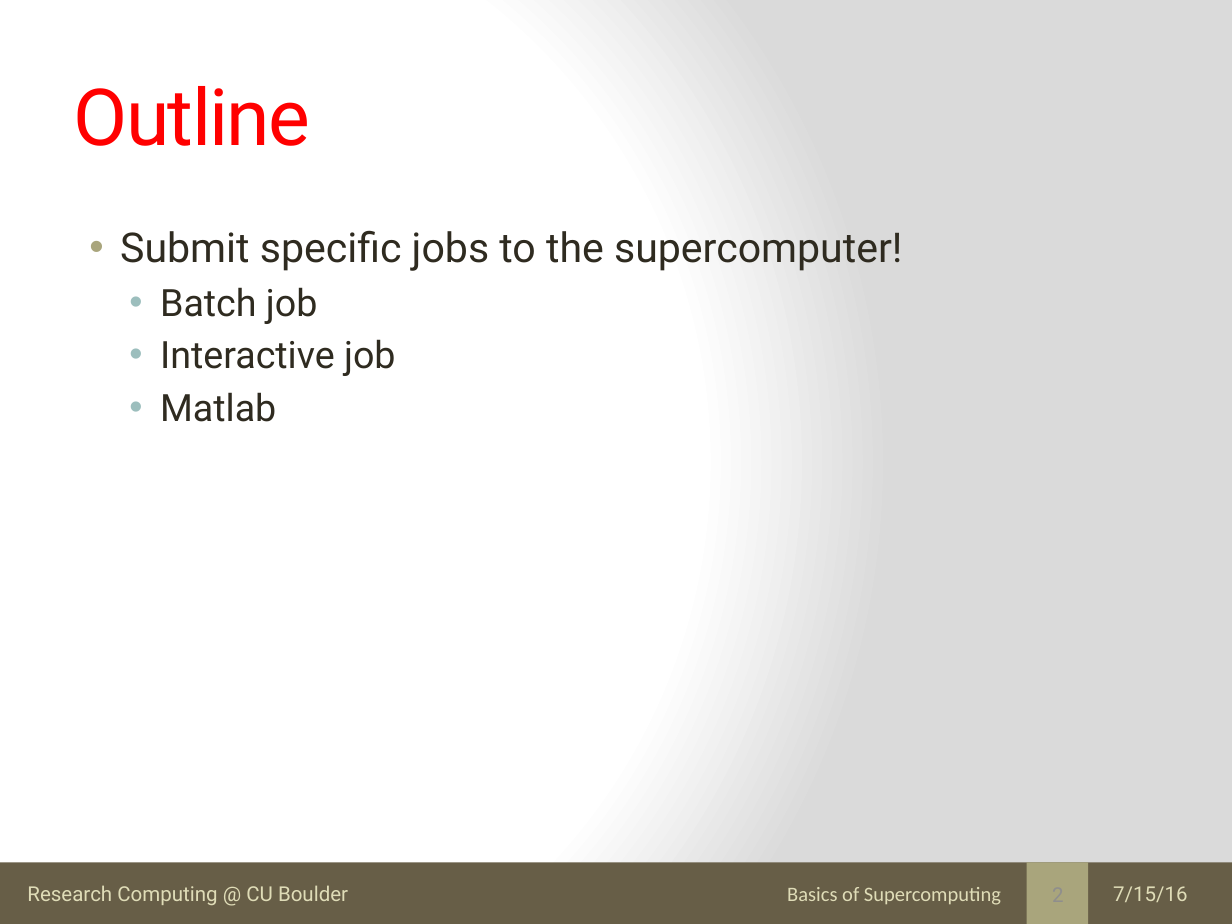
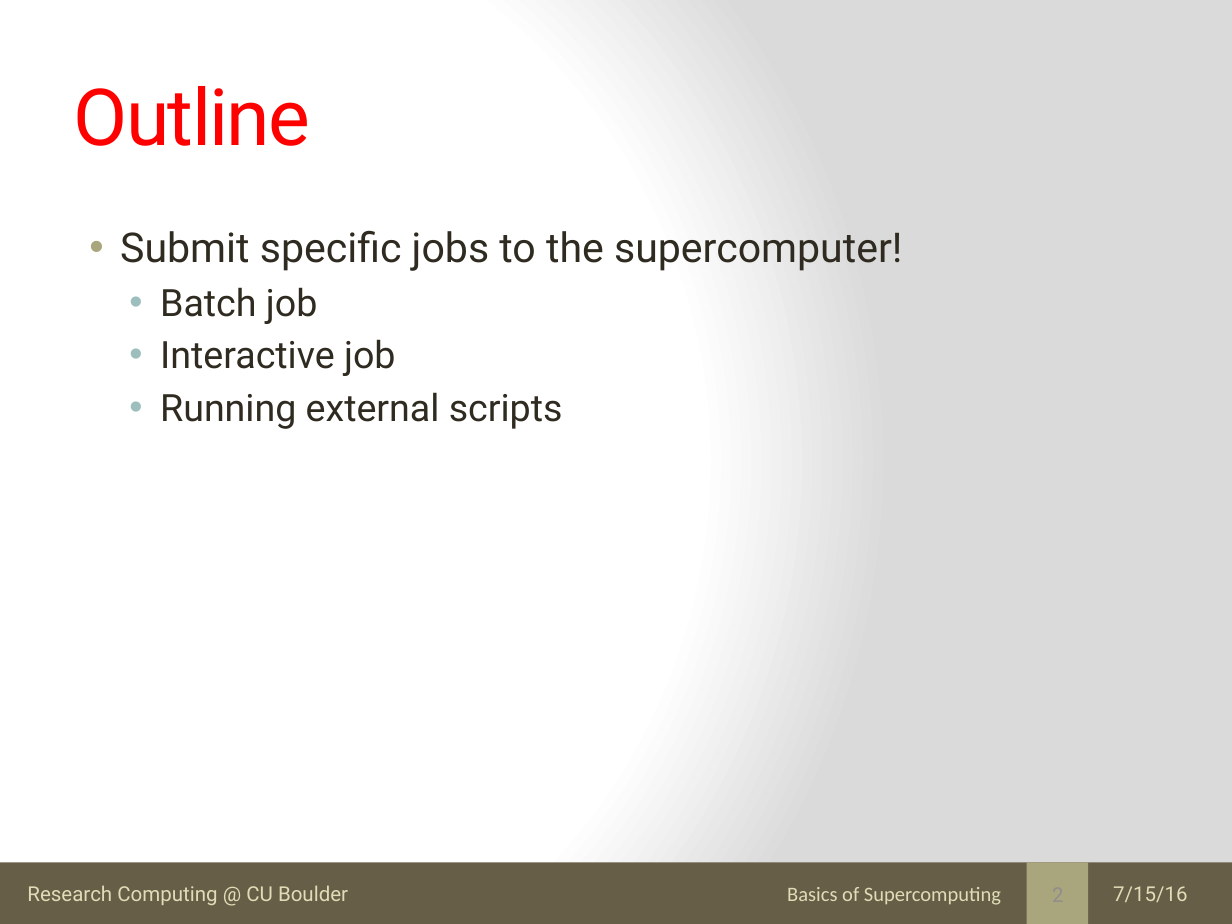
Before and after one commit to kkwinner/Final_Tutorials, a slide deck: slide 2 of Basics_Supercomputing/submitting_jobs_supercomputer.pptx. Drawn at 1232x924 pixels with LibreOffice and Linux fonts; fonts in the diff are those of the drawing. Boxes give left, top, right and bottom in pixels: in the first picture for what was removed or moved away, otherwise in the second. Text is boxed around its words. In the diff, an @@ line names an element or a change of style, - is before the commit and + after.

```diff
--- a/Basics_Supercomputing/submitting_jobs_supercomputer.pptx
+++ b/Basics_Supercomputing/submitting_jobs_supercomputer.pptx
@@ text at (x1=160, y1=392, x2=563, y2=429): text changed @@
-  • Matlab
+  • Running external scripts
```
Also in this commit, not shown: 3 other slides changed, 2 slides added, 1 other file.
